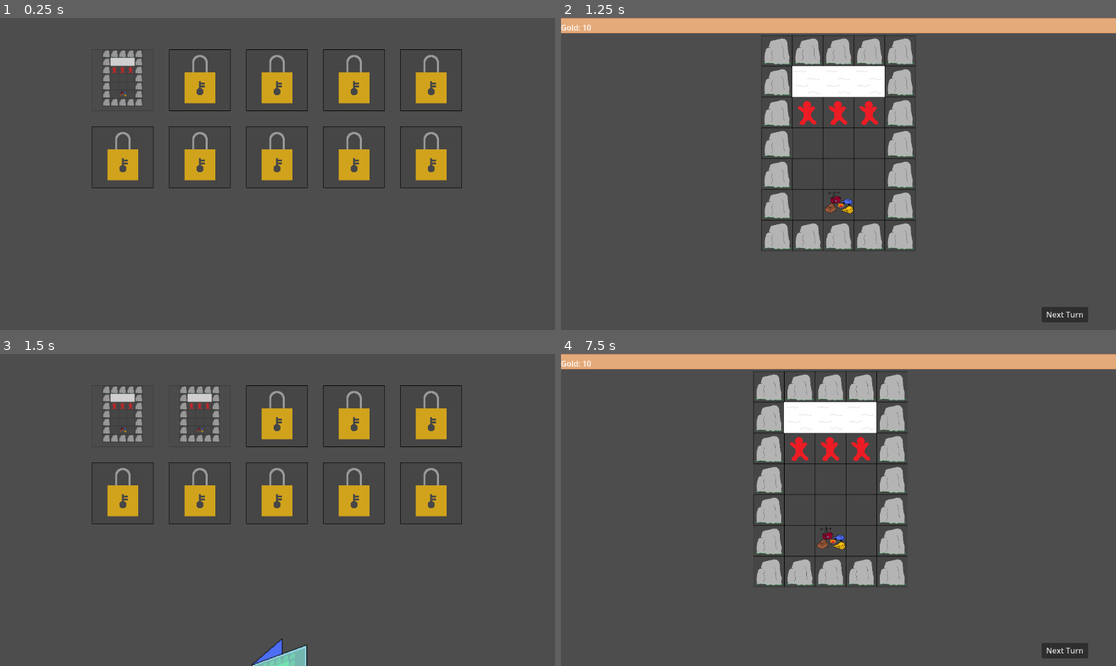
Above: before the commit, frames 1-4 (two rows, left to right).
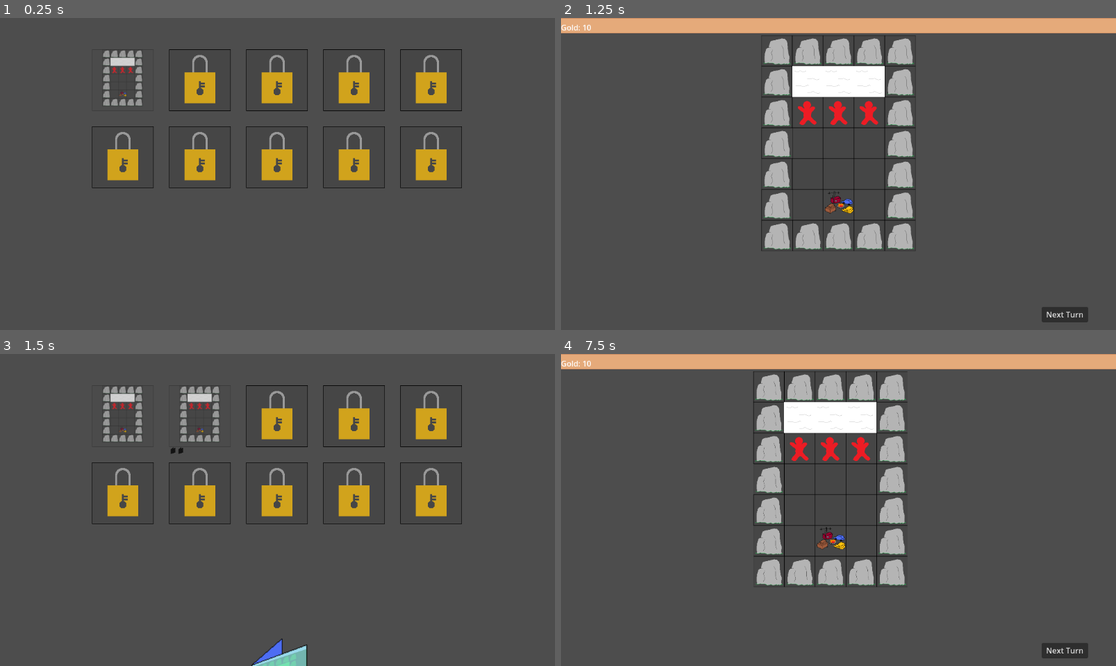
Above: after the commit, the same moments.

Repository: Wayl123/CardPuzzleGame
Game: Godot game, scene res://scene/scene_switcher.tscn
Same seed, same stepped clock (60 frames per second), same inputs: the game is played once before the commit and once after it.
Inputs (mouse positions are in pixels of both pictures, inside the frame that each line leads up to):
- Up to frame 1 (0.25 s): no input
- Up to frame 2 (1.25 s): click (683, 80) at 0.5 s
- Up to frame 3 (1.5 s): click (277, 416) at 1.25 s
- Up to frame 4 (7.5 s): tap Enter at 2, 3.5, 5 s; move the mouse to (960, 494) at 2.02 s; press the mouse at (960, 494) at 2.03 s; hold D (RightButton) 2.03-2.78 s; tap Space at 2.75, 4.25, 5.75 s; move the mouse to (727, 525) at 2.77 s; release the mouse at (727, 525) at 2.78 s; hold S (DownButton) 2.78-3.53 s; click (727, 525) at 2.85 s; move the mouse to (894, 441) at 3.52 s; press the mouse at (894, 441) at 3.53 s; hold D (RightButton) 3.53-4.28 s; move the mouse to (810, 572) at 4.27 s; release the mouse at (810, 572) at 4.28 s; hold W (UpButton) 4.28-5.03 s; click (810, 572) at 4.35 s; move the mouse to (1005, 556) at 5.02 s; press the mouse at (1005, 556) at 5.03 s; hold A (LeftButton) 5.03-6.53 s; move the mouse to (672, 463) at 5.77 s; release the mouse at (672, 463) at 5.78 s; click (672, 463) at 5.85 s; move the mouse to (866, 510) at 6.52 s; press the mouse at (866, 510) at 6.53 s; hold S (DownButton) 6.53-7.28 s; move the mouse to (755, 432) at 7.27 s; release the mouse at (755, 432) at 7.28 s; hold D (RightButton) from 7.28 s (still down); click (755, 432) at 7.35 s

Frames 1-2 are identical in both runs. In frame 3, less than 0.1% of the frame differs, in the area x 30-56%, y 29-100%; in frame 4, nothing differs.

Commit message:
Rework deck cover scaling to be based on parent size, work on deck slot for each level reusing playerdeck nodes #27

Diff:
--- a/scene/level.tscn
+++ b/scene/level.tscn
@@ -12,8 +12,8 @@
 [node name="Level" type="TextureButton" parent="."]
 modulate = Color(1, 1, 1, 0.74902)
 layout_mode = 0
-offset_right = 40.0
-offset_bottom = 40.0
+offset_right = 128.0
+offset_bottom = 128.0
 disabled = true
 texture_disabled = ExtResource("2_ama1g")
 script = ExtResource("3_ktgjm")
--- a/scene/player_deck.tscn
+++ b/scene/player_deck.tscn
@@ -1,14 +1,13 @@
-[gd_scene load_steps=5 format=3 uid="uid://cggg4prevs7g0"]
+[gd_scene load_steps=4 format=3 uid="uid://cggg4prevs7g0"]
 
-[ext_resource type="Texture2D" uid="uid://c325t6cba280n" path="res://image/level_select/level_preview/level0.png" id="1_bl4bn"]
 [ext_resource type="Texture2D" uid="uid://ckrao152ysegf" path="res://image/deck/deck_base.png" id="1_e4qxu"]
 [ext_resource type="Script" path="res://scripts/PlayerDeck.gd" id="2_13veo"]
 [ext_resource type="Script" path="res://scripts/DeckCover.gd" id="3_u1ksy"]
 
 [node name="PlayerDeck" type="NinePatchRect"]
-offset_right = 192.0
-offset_bottom = 192.0
-mouse_filter = 1
+offset_right = 128.0
+offset_bottom = 128.0
+mouse_filter = 0
 texture = ExtResource("1_e4qxu")
 script = ExtResource("2_13veo")
 
@@ -18,4 +17,3 @@
 
 [node name="DeckLevel" type="Sprite2D" parent="DeckCover"]
 unique_name_in_owner = true
-texture = ExtResource("1_bl4bn")
--- a/scripts/DeckCover.gd
+++ b/scripts/DeckCover.gd
@@ -2,9 +2,11 @@
 
 func _ready() -> void:
 	_set_transform()
-	pass
 
 func _set_transform() -> void:
-	var localTransform = Transform2D(Vector2(0.85, -0.3), Vector2(0, 0.85), get_position() + Vector2(3, 4))
+	var localTransform = Transform2D(Vector2(0.6, -0.2), Vector2(0, 0.55), Vector2(2, 3))
 
 	set_transform(localTransform)
+
+func set_transform_scale(value : float) -> void:
+	set_transform(get_transform() * value)
--- a/scripts/GridContent.gd
+++ b/scripts/GridContent.gd
@@ -7,7 +7,7 @@
 var PORTAL = preload("res://scene/portal.tscn")
 
 func _can_drop_data(_pos : Vector2, dataIn : Variant) -> bool:
-	if !disabled:
+	if not is_disabled():
 		return true
 	return false
 
--- a/scripts/HandDecks.gd
+++ b/scripts/HandDecks.gd
@@ -8,7 +8,7 @@
 
 var HANDWIDTH = 2.0
 var DECKSIZE = Vector2(192, 192)
-var DISTBETWEENCARD = 32
+var DISTBETWEENDECK = 32
 
 func _ready() -> void:
 	get_tree().root.connect("size_changed", Callable(self, "_on_viewport_size_changed"))
@@ -27,7 +27,7 @@
 func _update_hand() -> void:
 	var viewportSize = get_viewport().size
 	var sideBorder = (viewportSize.x * 0.1) + 96
-	var hRange = min(viewportSize.x - (2 * sideBorder) - DECKSIZE.x, ((DECKSIZE.x + DISTBETWEENCARD) * (get_child_count() - 1)))
+	var hRange = min(viewportSize.x - (2 * sideBorder) - DECKSIZE.x, ((DECKSIZE.x + DISTBETWEENDECK) * (get_child_count() - 1)))
 	var handWidth = hRange * 0.5
 
 	for deck in get_children():
@@ -51,3 +51,8 @@
 	newDeck.set_size(DECKSIZE)
 	add_child(newDeck)
 	_update_hand()
+
+func remove_deck(pNode : Node) -> void:
+	remove_child(pNode)
+	pNode.queue_free()
+	_update_hand()
--- a/scripts/Level.gd
+++ b/scripts/Level.gd
@@ -2,7 +2,12 @@
 
 @onready var globalData = get_tree().get_first_node_in_group("GlobalData")
 
+var PLAYERDECK = preload("res://scene/player_deck.tscn")
+
+var DECKSIZE = Vector2(16, 16)
+
 var data = {}
+var deckSlot = []
 
 func set_level(pData : Dictionary) -> void:
 	data = pData
@@ -10,8 +15,37 @@
 	set_texture_normal(load(data["image"]))
 	set_disabled(data["locked"])
 
+	if not is_disabled():
+		_init_deck_slots()
+
 func _ready() -> void:
 	connect("pressed", Callable(self, "_on_button_pressed"))
 
 func _on_button_pressed() -> void:
 	globalData.select_level(data)
+
+func _init_deck_slots() -> void:
+	var hRange = min(get_size().x - DECKSIZE.x, (DECKSIZE.x * (data["deck-slot"] - 1)))
+
+	for slot in data["deck-slot"]:
+		var deckRatio = 0
+
+		if data["deck-slot"] > 1:
+			deckRatio = float(slot) / float(data["deck-slot"] - 1)
+
+		var newDeck = PLAYERDECK.instantiate()
+		newDeck.set_size(DECKSIZE)
+		newDeck.set_position(Vector2(deckRatio * hRange, get_size().y))
+		newDeck.set("deckType", 2)
+		add_child(newDeck)
+
+func _can_drop_data(_pos : Vector2, dataIn : Variant) -> bool:
+	if data and not is_disabled() and data["deck-slot"] - deckSlot.size() > 0:
+		return true
+	return false
+
+func _drop_data(_pos : Vector2, dataIn : Variant) -> void:
+	if dataIn:
+		dataIn["origin_node"].remove_deck(dataIn["origin_child"])
+
+		deckSlot.append(dataIn["origin_data"])
--- a/scripts/LevelList.json
+++ b/scripts/LevelList.json
@@ -4,13 +4,15 @@
 		"scene": "res://scene/test_map.tscn",
 		"image": "res://image/level_select/level_preview/level0.png",
 		"locked": false,
-		"completion-unlock": ["1"]
+		"completion-unlock": ["1"],
+		"deck-slot": 0
 	},
 	"1": {
 		"name": "Level1",
 		"scene": "res://scene/test_map.tscn",
 		"image": "res://image/level_select/level_preview/level0.png",
 		"locked": true,
-		"completion-unlock": [""]
+		"completion-unlock": [""],
+		"deck-slot": 2
 	}
 }
--- a/scripts/MapEvent.gd
+++ b/scripts/MapEvent.gd
@@ -29,7 +29,7 @@
 
 		groupNum += 1
 
-func map_complete(success: bool) -> void:
+func map_complete(success : bool) -> void:
 	var data = {"items": {}, "cards": [], "clear": false}
 
 	for playerUnit in get_tree().get_nodes_in_group("PlayerUnits"):
--- a/scripts/Player.gd
+++ b/scripts/Player.gd
@@ -28,7 +28,7 @@
 		var locked = LOCKED.instantiate()
 		get_parent().add_child(locked)
 
-func get_deck(success: bool) -> Array:
+func get_deck(success : bool) -> Array:
 	var deckCards = []
 
 	if success:
--- a/scripts/PlayerCard.gd
+++ b/scripts/PlayerCard.gd
@@ -53,7 +53,7 @@
 	infoAttack.set_text(str("Attack: ", data["attack"]))
 	infoEffect.set_text("Effect Placeholder")
 
-func get_deck(success: bool) -> Array:
+func get_deck(success : bool) -> Array:
 	var deckCards = []
 
 	if success:
--- a/scripts/PlayerDeck.gd
+++ b/scripts/PlayerDeck.gd
@@ -6,6 +6,8 @@
 var DRAGPREVIEW = preload("res://scene/drag_preview.tscn")
 
 var data = {}
+var deckType : int = 1:
+	set = _set_deck_type
 
 func init(pData : Dictionary) -> void:
 	data = pData
@@ -17,20 +19,37 @@
 	_data_init()
 
 func _on_mouse_entered() -> void:
-	print("here")
-	var deckPosition = get_global_position()
-	if deckPosition.y >= get_viewport().size.y - get_size().y + 128:
-		deckPosition.y -= 128
-	set_global_position(deckPosition)
+	if deckType == 1:
+		var deckPosition = get_global_position()
+		if deckPosition.y >= get_viewport().size.y - get_size().y + 128:
+			deckPosition.y -= 128
+		set_global_position(deckPosition)
 
 func _on_mouse_exited() -> void:
-	var deckPosition = get_global_position()
-	if deckPosition.y < get_viewport().size.y - get_size().y + 128:
-		deckPosition.y += 128
-	set_global_position(deckPosition)
+	if deckType == 1:
+		var deckPosition = get_global_position()
+		if deckPosition.y < get_viewport().size.y - get_size().y + 128:
+			deckPosition.y += 128
+		set_global_position(deckPosition)
+
+func _get_drag_data(_pos : Vector2) -> Variant:
+	var dataOut = {}
+
+	dataOut["origin_node"] = get_parent()
+	dataOut["origin_child"] = self
+	dataOut["origin_data"] = data
+
+	var dragPreview = DRAGPREVIEW.instantiate()
+	dragPreview.set_texture(get_texture())
+	dragPreview.set_modulate(deckCover.get_modulate())
+	add_child(dragPreview)
+
+	return dataOut
 
 func _data_init() -> void:
-	deckCover.set_position(deckCover.get_position() + (get_size() * 0.5))
+	deckCover.set_transform_scale(get_size().x / 128)
+	if deckType == 1:
+		deckCover.set_position(deckCover.get_position() + (get_size() * 0.5))
 
 	if data:
 		if data["clear"]:
@@ -38,3 +57,8 @@
 		else:
 			deckCover.set_modulate(Color(1, 0, 0, 0.25))
 		deckLevel.set_texture(load(data["level-image"]))
+	else:
+		set_modulate(Color(0, 0, 0, 1))
+
+func _set_deck_type(value : int) -> void:
+	deckType = value
